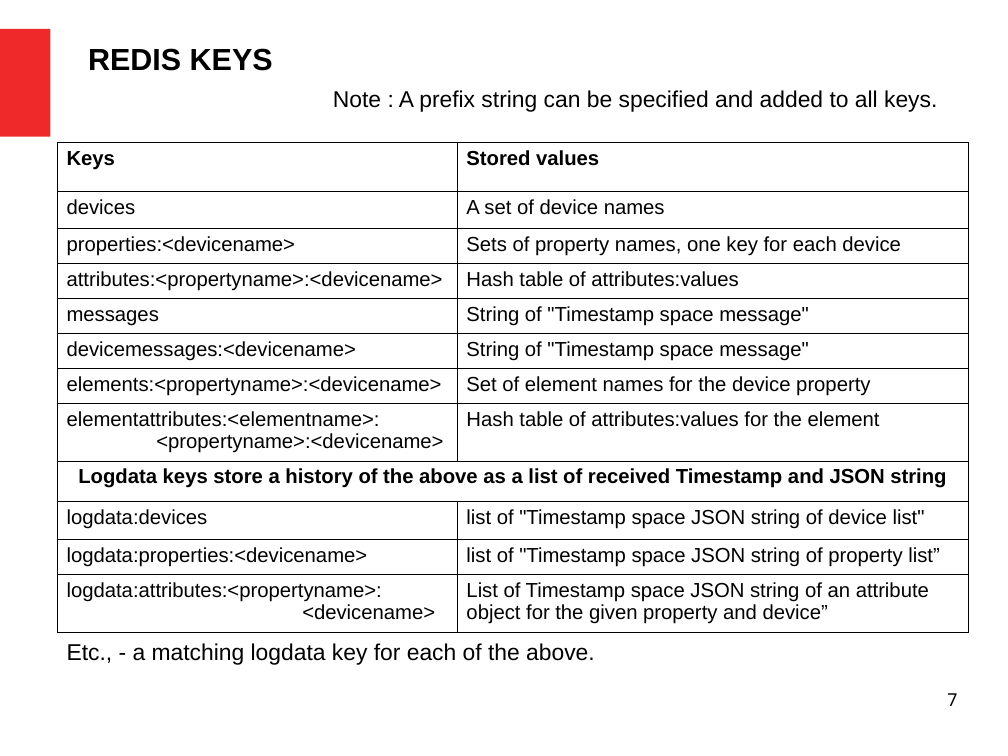
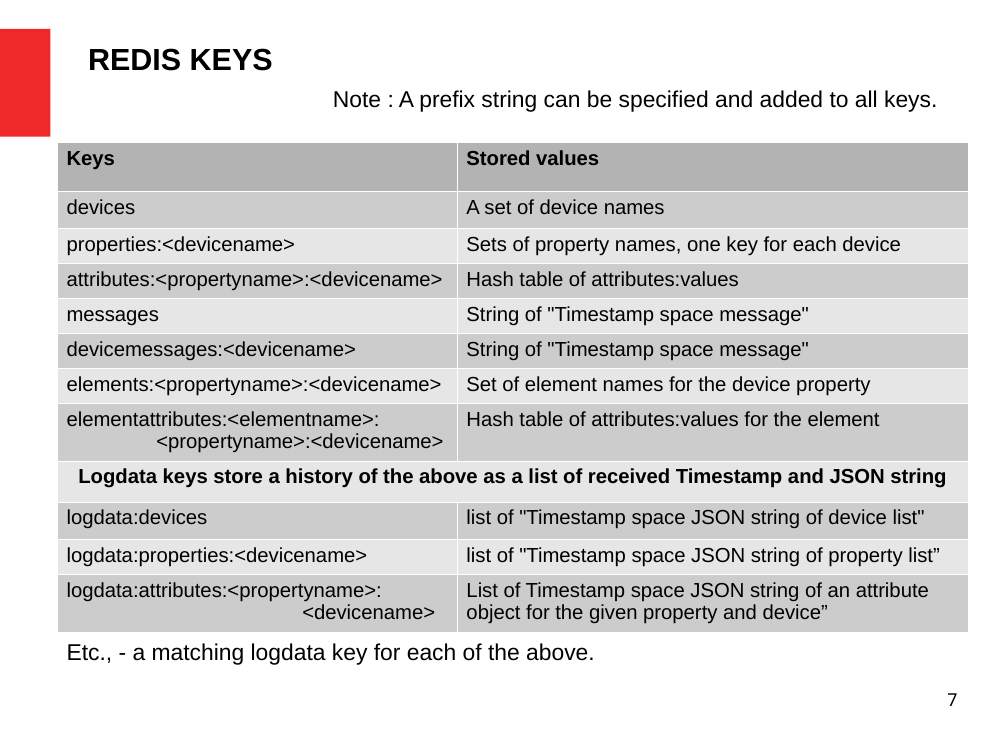
Before and after one commit to bernie-skipole/indi, a slide deck: slide 7 of indislides.odp. Drawn at 1008x756 pixels with LibreOffice and Linux fonts; fonts in the diff are those of the drawing. Boxes give left, top, right and bottom in pixels: in the first picture for what was removed or moved away, otherwise in the second. Text is boxed around its words. In the diff, an @@ line names an element or a change of style, - is before the commit and + after.

```diff
--- a/indislides.odp
+++ b/indislides.odp
@@ table at <box>58,142,969,628</box> @@
@@ fill none to #B3B3B3 in row 1 @@
@@ fill none to #CCCCCC in 12 cells @@
@@ fill none to #E6E6E6 in 9 cells @@
@@ borders changed @@
```
Also in this commit, not shown: 6 other files.
